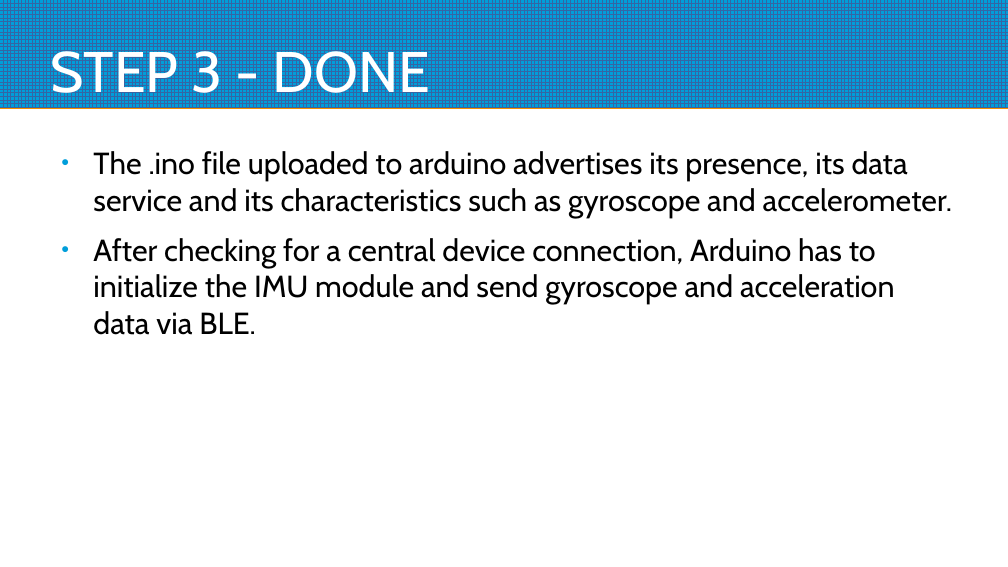
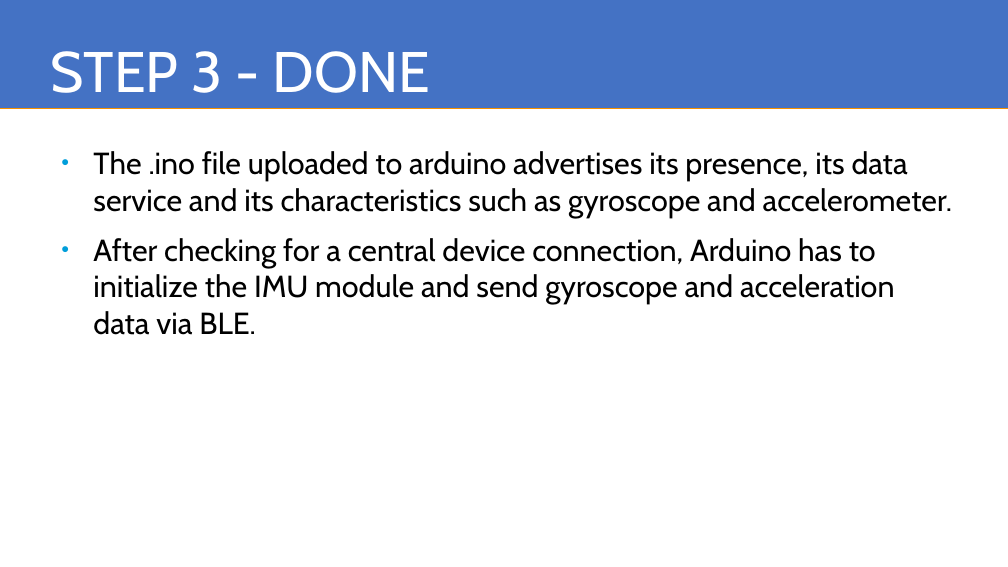
Before and after one commit to giogan98/daffodil, a slide deck: slide 4 of BLE/BLEconnector.odp. Drawn at 1008x567 pixels with LibreOffice and Linux fonts; fonts in the diff are those of the drawing. Boxes give left, top, right and bottom in pixels: in the first picture for what was removed or moved away, otherwise in the second. Text is boxed around its words. In the diff, an @@ line names an element or a change of style, - is before the commit and + after.

```diff
--- a/BLE/BLEconnector.odp
+++ b/BLE/BLEconnector.odp
@@ rectangle removed at [0,0,1008,108] @@
@@ freeform shape added at [0,0,1008,108], fill #4472C4 @@
```
Also in this commit, not shown: 5 other slides changed, 1 slide removed, 2 other files.
